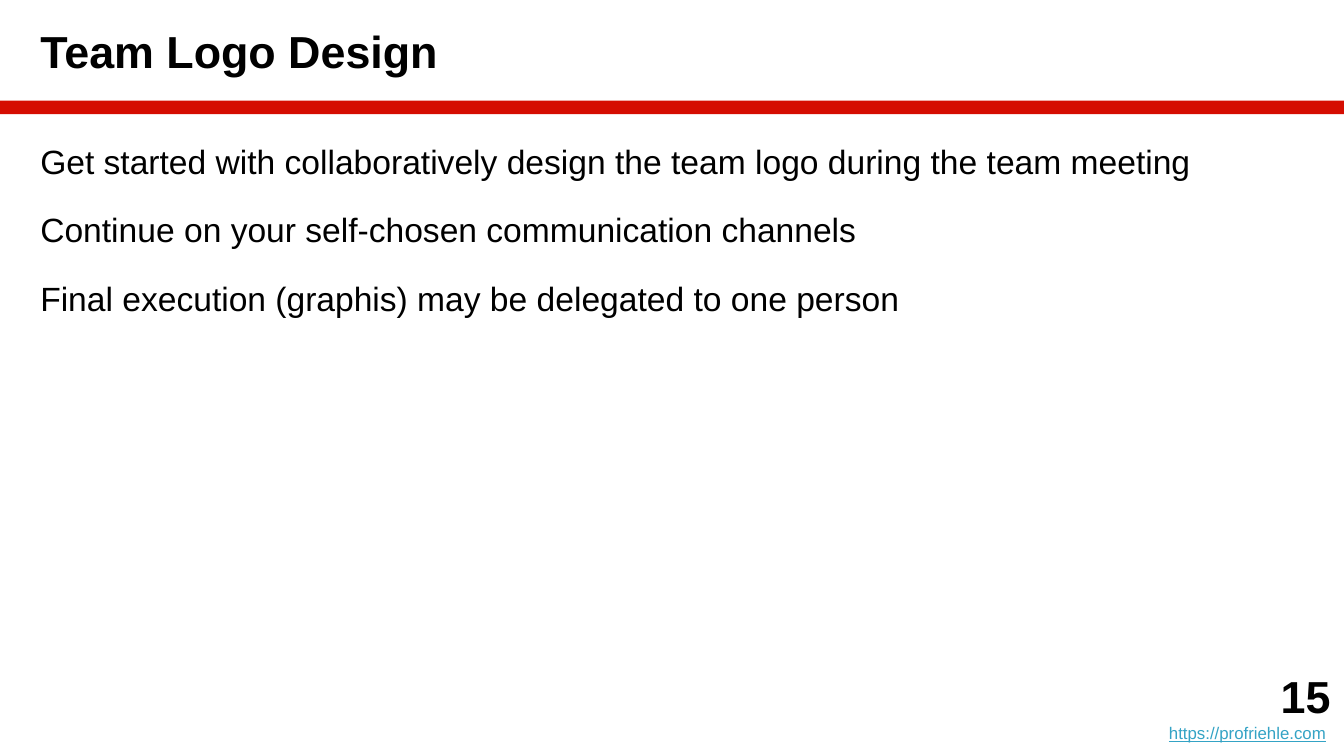
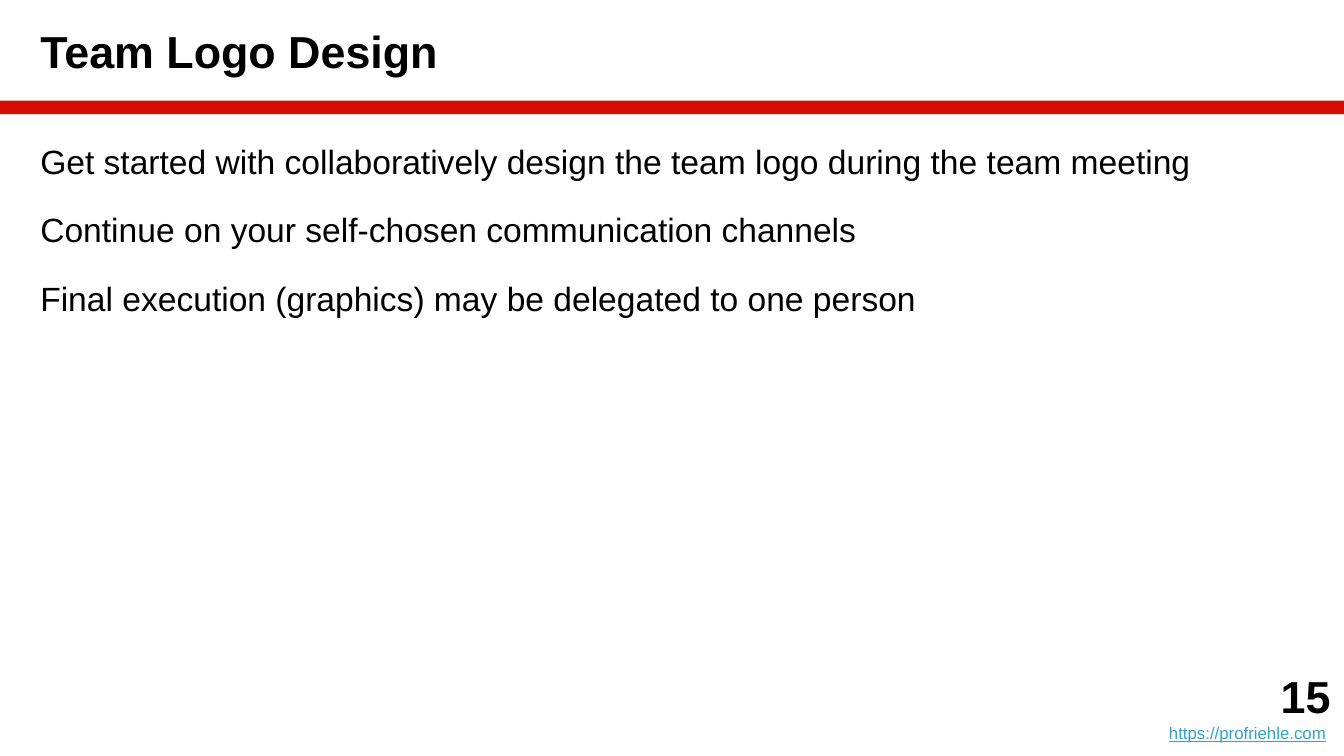
Before and after one commit to dirkriehle/amos-course, a slide deck: slide 15 of Lecture slides/AMOS B01 - Team and Tools.pptx. Drawn at 1344x756 pixels with LibreOffice and Linux fonts; fonts in the diff are those of the drawing. Boxes give left, top, right and bottom in pixels: in the first picture for what was removed or moved away, otherwise in the second. Text is boxed around its words. In the diff, an @@ line names an element or a change of style, - is before the commit and + after.

```diff
--- a/Lecture slides/AMOS B01 - Team and Tools.pptx
+++ b/Lecture slides/AMOS B01 - Team and Tools.pptx
@@ text at (40, 286, 916, 317): text changed @@
-Final execution (graphis) may be delegated to one person
+Final execution (graphics) may be delegated to one person
```
Also in this commit, not shown: 19 other slides changed, 5 other files.
